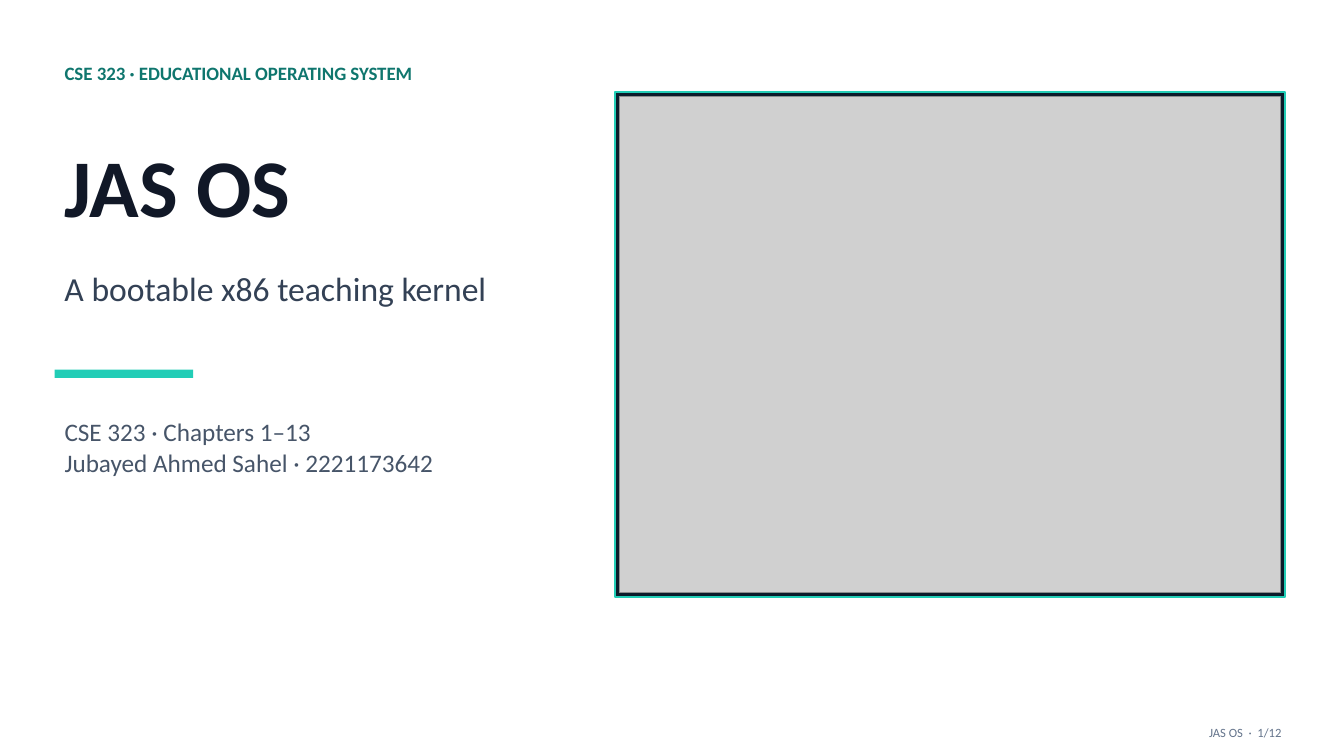
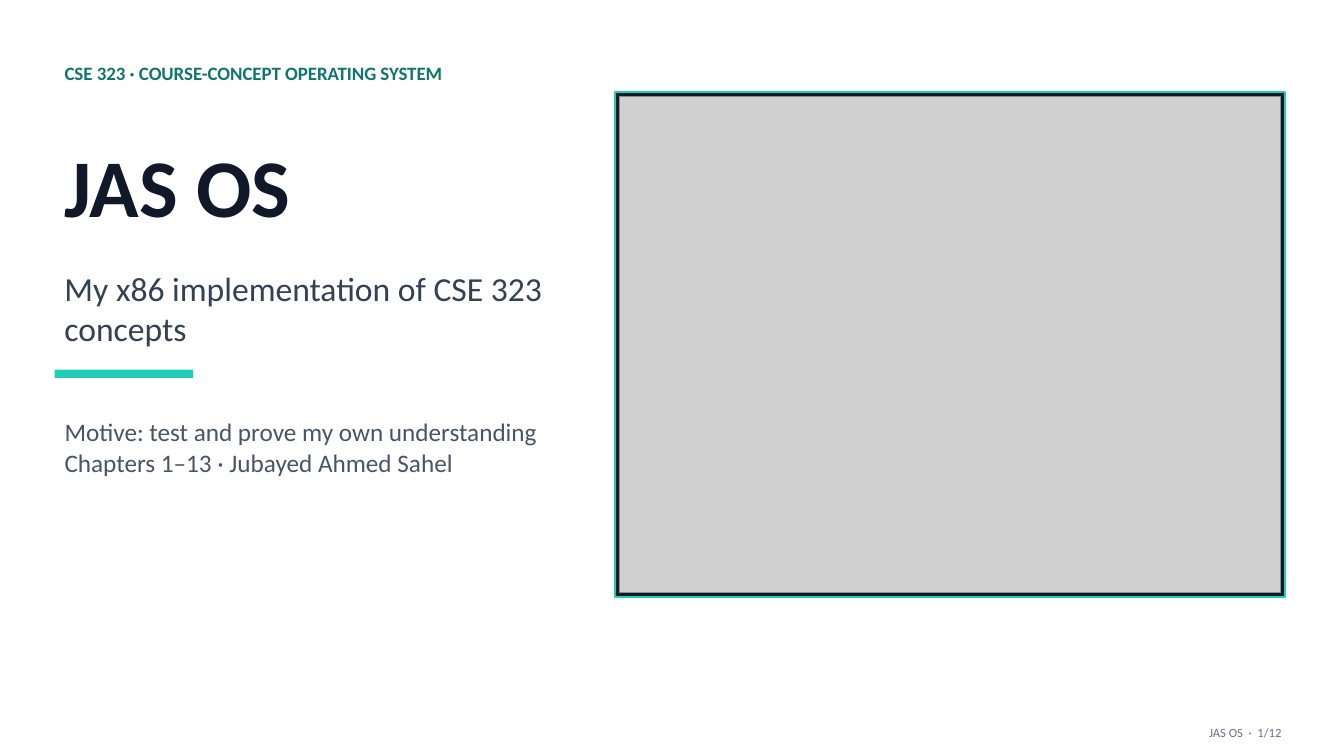
Before and after one commit to Jubayed-Sahel/JAS-OS, a slide deck: slide 1 of docs/JAS-OS-Demonstration.pptx. Drawn at 1344x756 pixels with LibreOffice and Linux fonts; fonts in the diff are those of the drawing; grey boxes stand for pictures; background and template pictures are left out. Boxes give left, top, right and bottom in pixels: in the first picture for what was removed or moved away, otherwise in the second. Text is boxed around its words. In the diff, an @@ line names an element or a change of style, - is before the commit and + after.

Commit message:
Align JAS OS with lecture-understanding objective

```diff
--- a/docs/JAS-OS-Demonstration.pptx
+++ b/docs/JAS-OS-Demonstration.pptx
@@ text at (65, 67, 442, 80): text changed @@
-CSE 323 · EDUCATIONAL OPERATING SYSTEM
+CSE 323 · COURSE-CONCEPT OPERATING SYSTEM
@@ text at (64, 277, 542, 347): text changed @@
-A bootable x86 teaching kernel
+My x86 implementation of CSE 323 concepts
@@ text at (65, 423, 537, 476): text changed @@
-CSE 323 · Chapters 1–13
-Jubayed Ahmed Sahel · 2221173642
+Motive: test and prove my own understanding
+Chapters 1–13 · Jubayed Ahmed Sahel
```
Also in this commit, not shown: 2 other slides changed, 23 other files.
